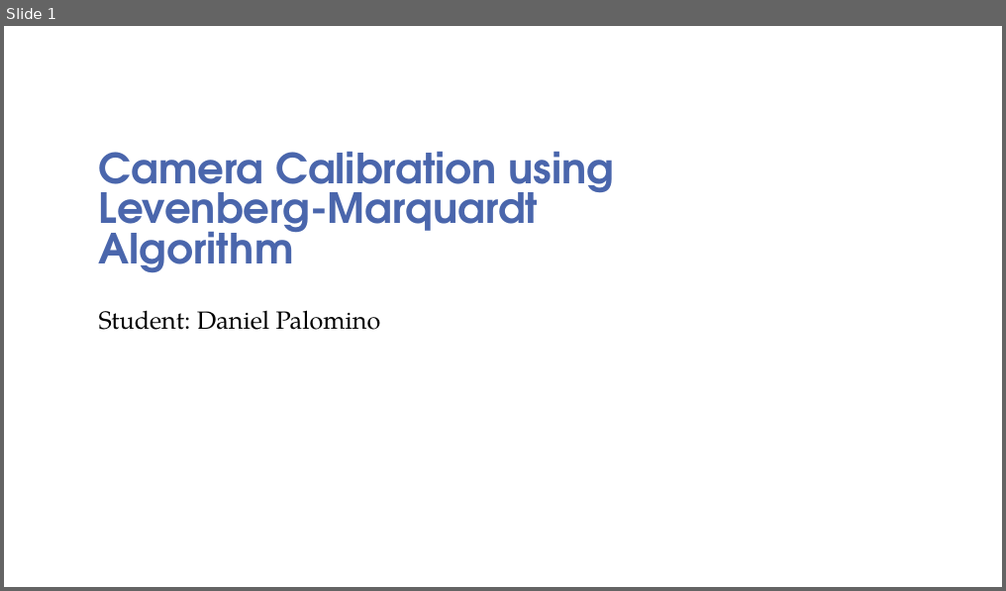
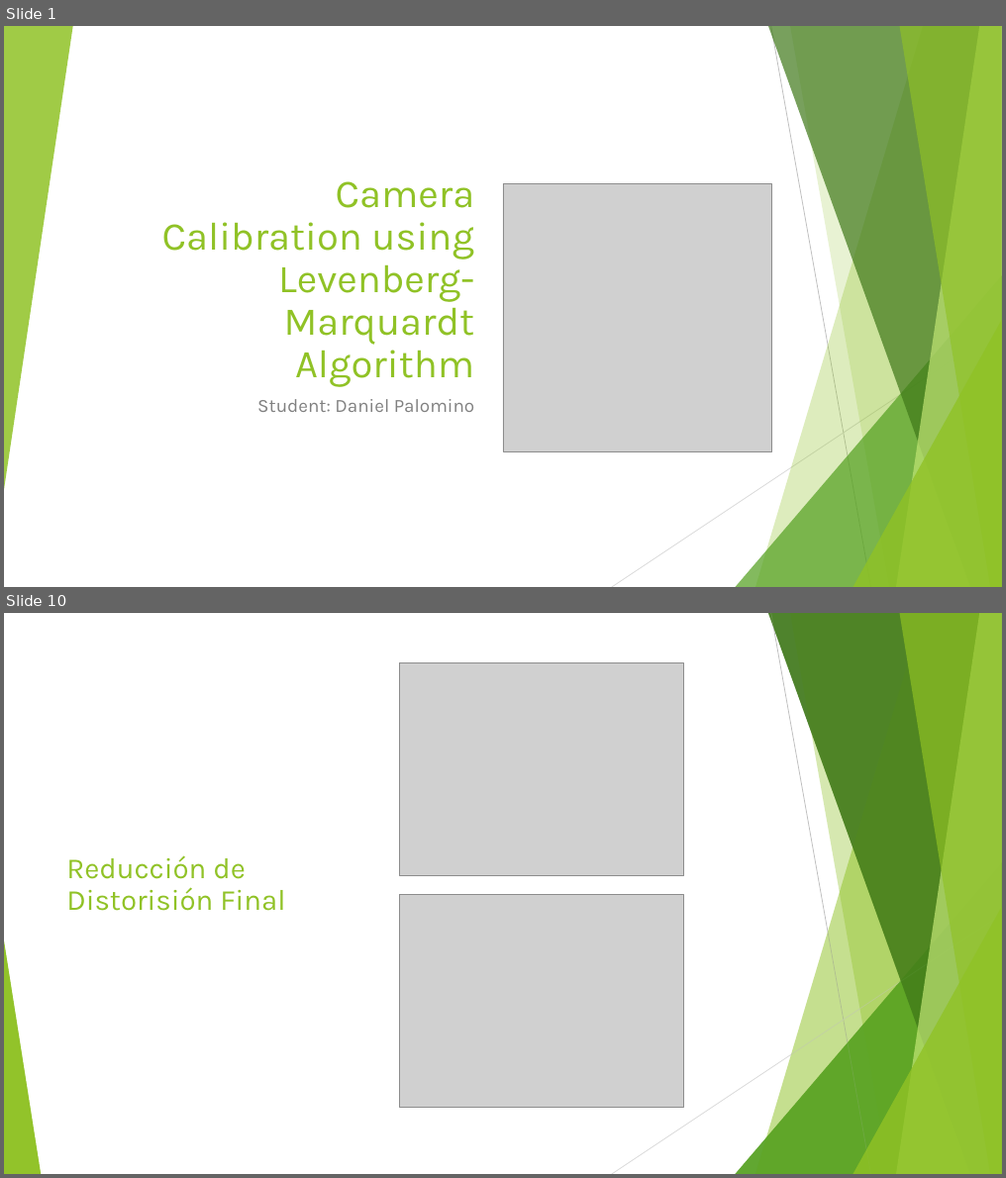
Before and after one commit to CameraCalibration/QtFrontoParallel, a slide deck: presentation.pptx. Shown one above the other, each under a label of ours: slide 1 before the commit, slides 1 and 10 after it; the slides between them are not shown. The pictures are 1006x591 and 1006x1178 pixels, drawn with LibreOffice and Linux fonts; fonts in the diff are those of the drawing; grey boxes stand for pictures; background and template pictures are left out. Boxes give left, top, right and bottom in pixels: in the first picture for what was removed or moved away, otherwise in the second. Text is boxed around its words. In the diff, an @@ line names an element or a change of style, - is before the commit and + after.

```diff
--- a/presentation.pptx
+++ b/presentation.pptx
@@ slide 10 added at (4,613,1002,1174), background #FFFFFF; not listed: 7 template elements that a slide beside it also shows @@
@@ picture added at (399,663,683,876) @@
@@ title added at (66,856,285,911), 28 pt, text #90C226 @@
+Reducción de Distorisión Final
@@ picture added at (399,894,683,1108) @@
@@ triangle added at (4,942,41,1174), fill #90C226 at 85% opacity @@
@@ group added at (4,613,1002,1174): 5 freeform shapes, 3 triangles, 2 lines @@
@@ slide 1 changed as well @@
@@ group added at (4,26,1002,587): 5 freeform shapes, 3 triangles, 2 lines @@
@@ title "Camera Calibration using Levenberg-Marquardt Algorithm": place and size @@
-title "Camera Calibration using Levenberg-Marquardt Algorithm" at (99,152,615,274)
+title "Camera Calibration using Levenberg-Marquardt Algorithm" at (162,181,475,387)
@@ title "Camera Calibration using Levenberg-Marquardt Algorithm" at (162,181,475,387): size 40 to 38 pt, font TeX Gyre Adventor to Karla, text colour #4A66AC to #90C226, bold off; alignment left to right; line spacing 0.8 to 0.9 @@
@@ picture added at (503,183,771,452) @@
@@ subtitle "Student: Daniel Palomino": place and size @@
-subtitle "Student: Daniel Palomino" at (99,310,381,330)
+subtitle "Student: Daniel Palomino" at (257,399,474,412)
@@ subtitle "Student: Daniel Palomino" at (257,399,474,412): size 24 to 18 pt, font TeX Gyre Pagella to Karla, text colour #000000 to #808080; alignment left to right; line spacing 0.9 to 1; more space between paragraphs @@
```
Also in this commit, not shown: 2 other slides changed, 11 other slides added, 1 slide removed, 1 other file.
